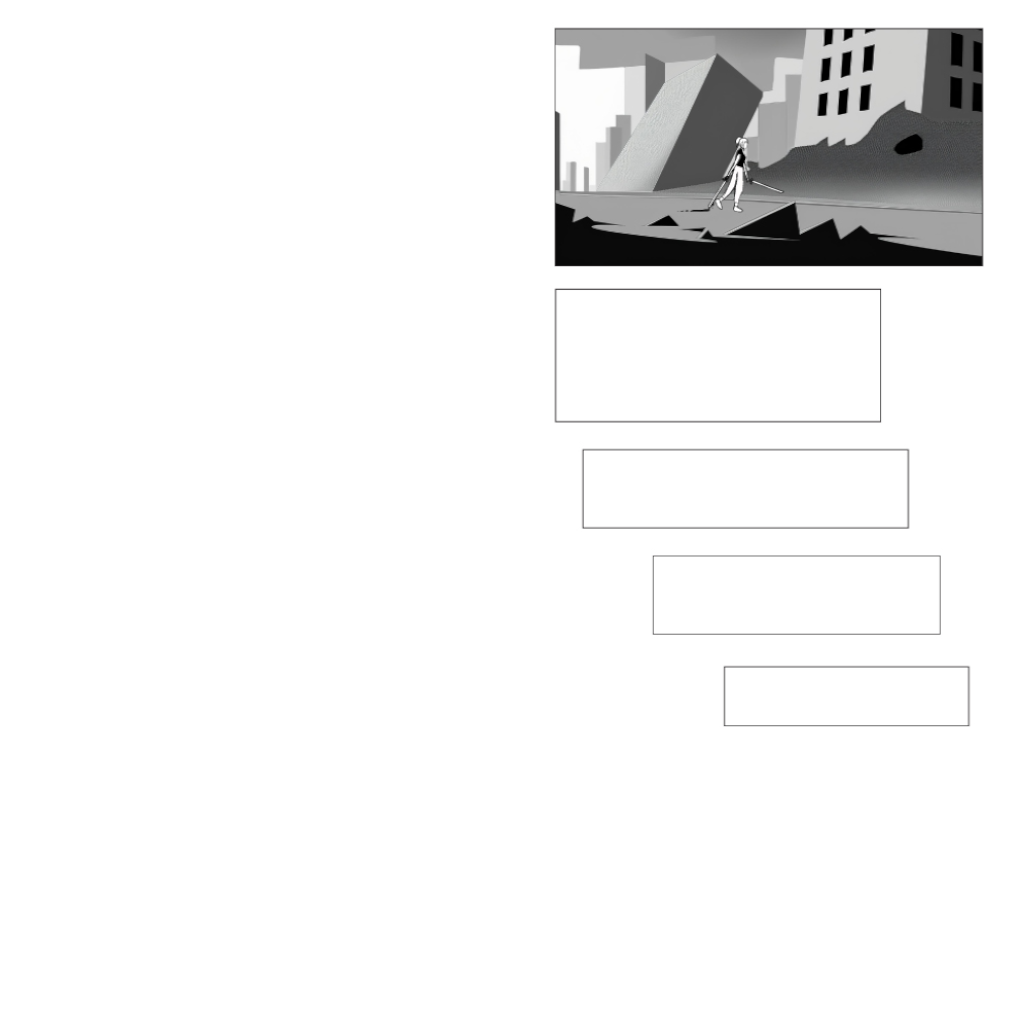
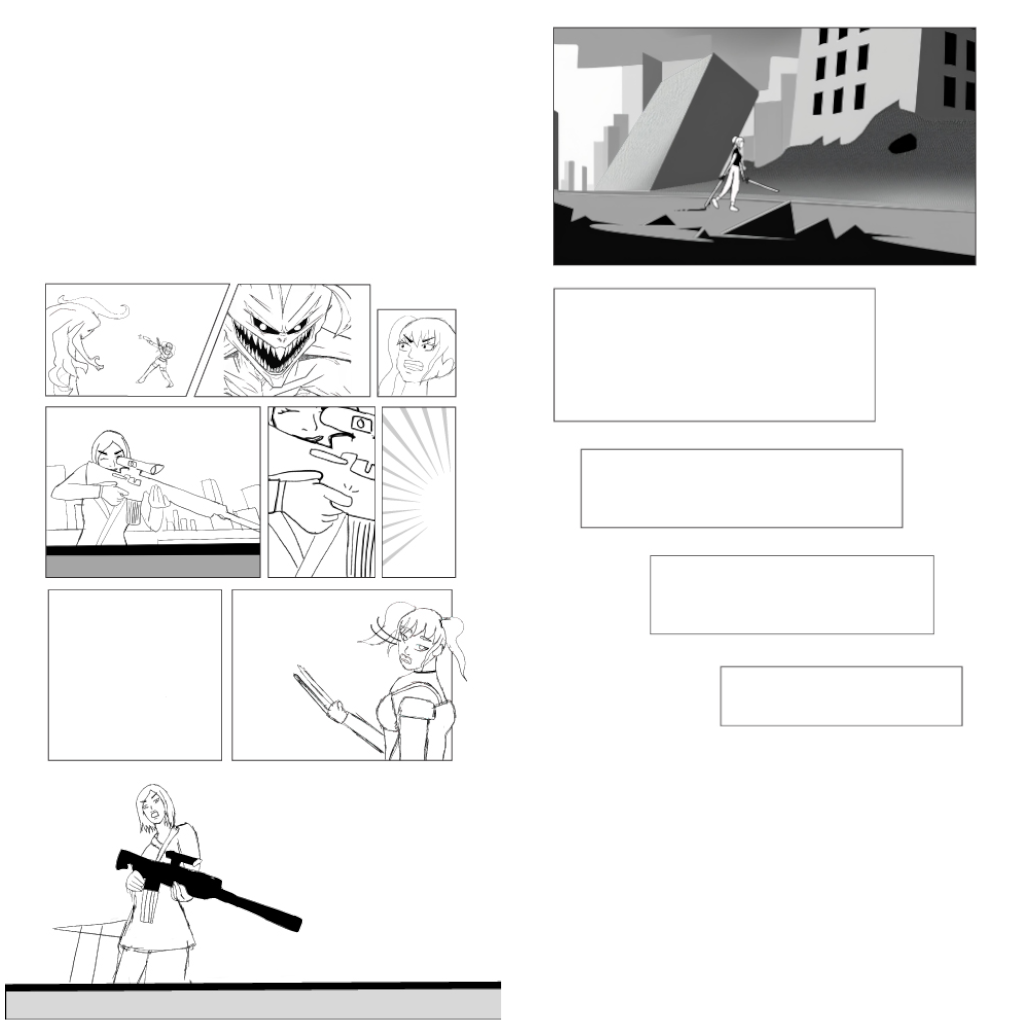
Layered file, before and after one edit (1024x1024). Changes by layer:
added layer "Img_Comic_Panel_2_1_Blank.jpg_Original" above "Img_Comic_Panel_1_2_Blank.jpg_Original" over (x1=553, y1=26, x2=984, y2=727)
added layer "Img_Comic_Panel_1_2_Blank.jpg_Original" above "Img_Comic_Panel_1_2_Blank.jpg_Stretched" over (x1=5, y1=282, x2=502, y2=1020)
renamed "Img_Comic_Panel_2_1_Blank.jpg" to "Img_Comic_Panel_2_1_Blank.jpg_Stretched", hid it over (x1=553, y1=26, x2=984, y2=727)
